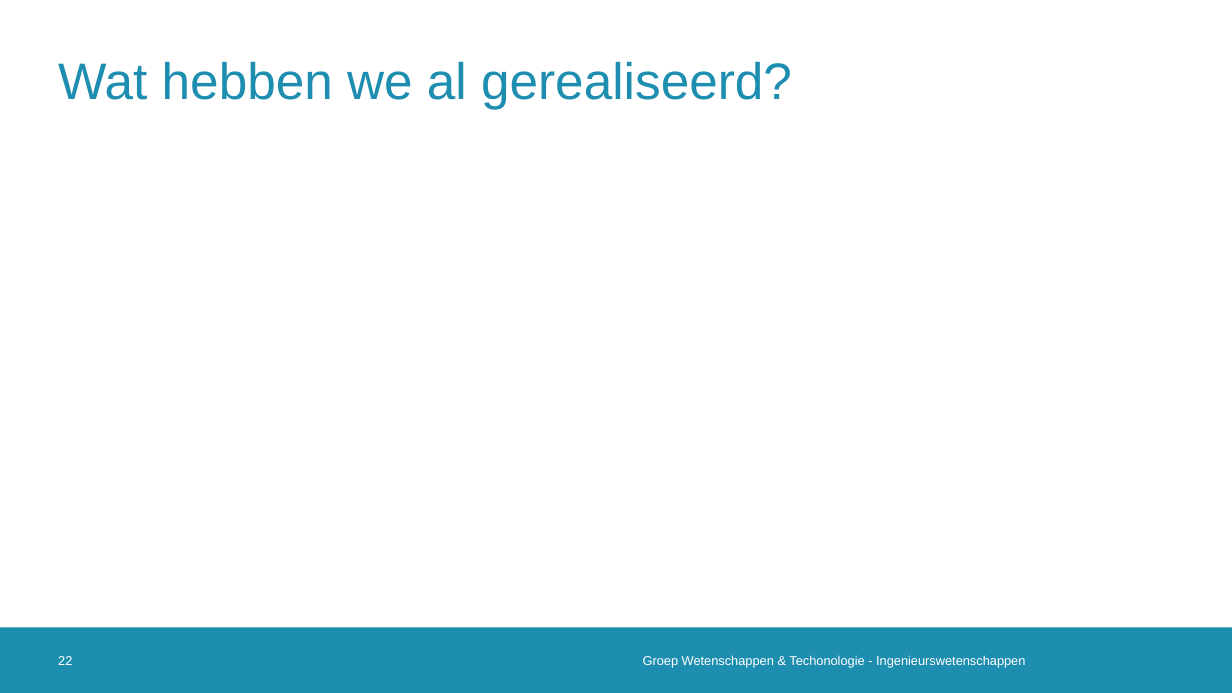
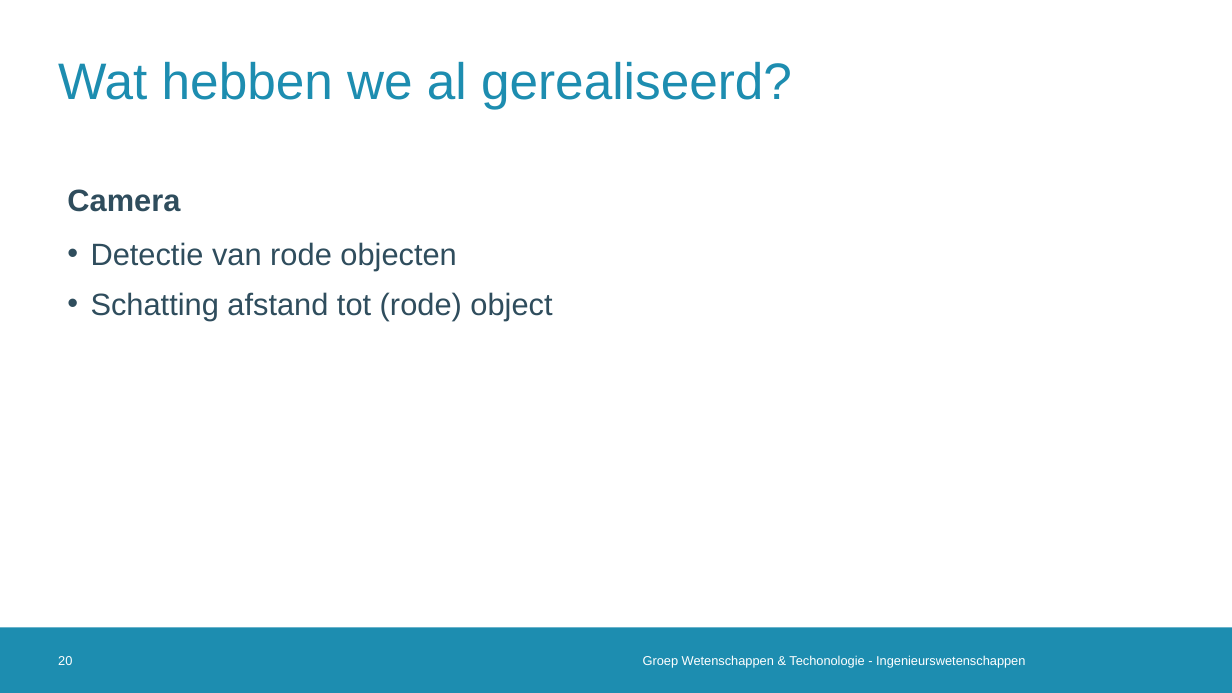
Before and after one commit to 2023-2022-KULAK-IW/2022_2023_Probleemoplossen_en_Ontwerpen_2, a slide deck: slide 20 of Tussentijdse Presentatie .pptx (slide 22 before the commit). Drawn at 1232x693 pixels with LibreOffice and Linux fonts; fonts in the diff are those of the drawing; background and template pictures are left out. Boxes give left, top, right and bottom in pixels: in the first picture for what was removed or moved away, otherwise in the second. Text is boxed around its words. In the diff, an @@ line names an element or a change of style, - is before the commit and + after.

```diff
--- a/Tussentijdse Presentatie .pptx
+++ b/Tussentijdse Presentatie .pptx
@@ text added at box(67, 189, 180, 212), 24 pt, text #2F4D5D, bold @@
+Camera
@@ text added at box(91, 242, 552, 320), 24 pt, text #2F4D5D @@
+• Detectie van rode objecten
+• Schatting afstand tot (rode) object
@@ page number at box(58, 656, 72, 665): text changed @@
-22
+20
```
Also in this commit, not shown: 11 other slides changed, 2 other files.
